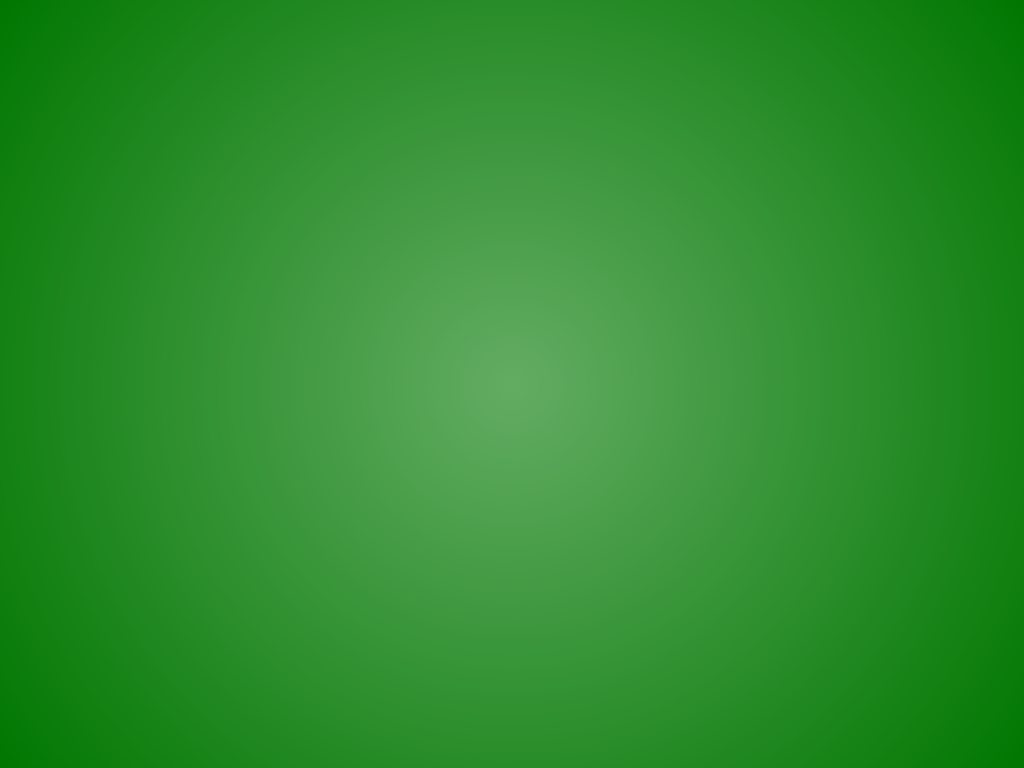
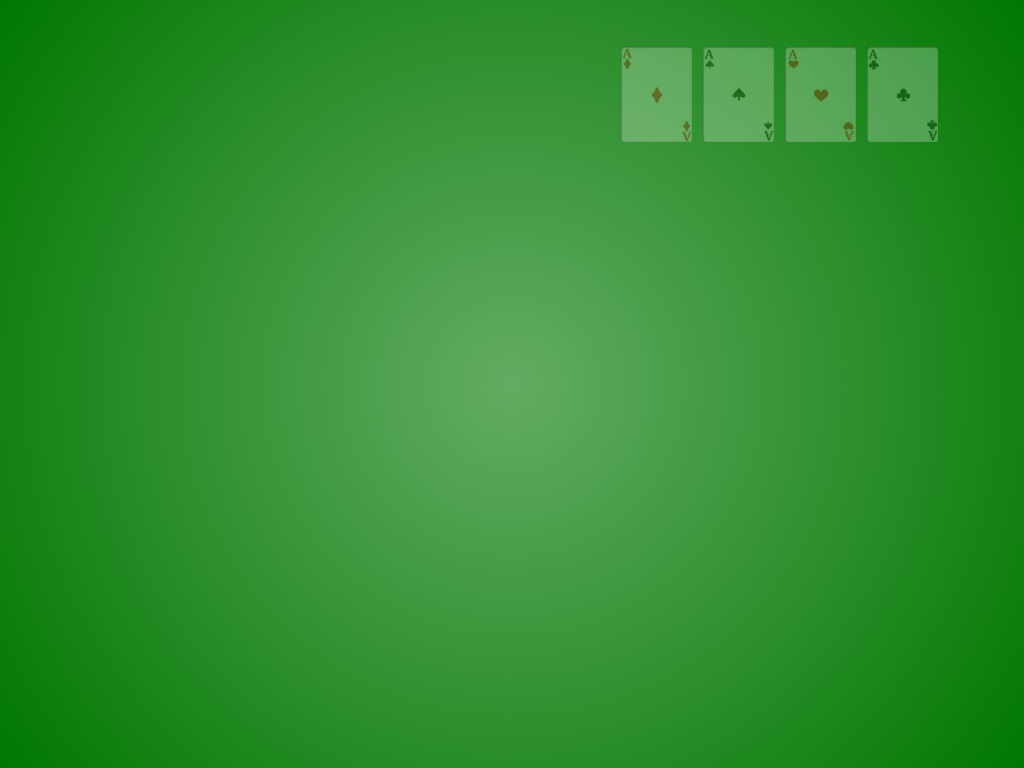
Revision of a layered 1024x768 image; what changed, layer by layer:
added layer "1S.gif" (25%) above "1H.gif" over [702, 46, 774, 142]
added layer "1H.gif" (25%) above "1D.gif" over [784, 46, 856, 142]
added layer "1D.gif" (25%) above "1C.gif" over [620, 46, 692, 142]
added layer "1C.gif" (25%) above "Arrière-plan" over [866, 46, 938, 142]
